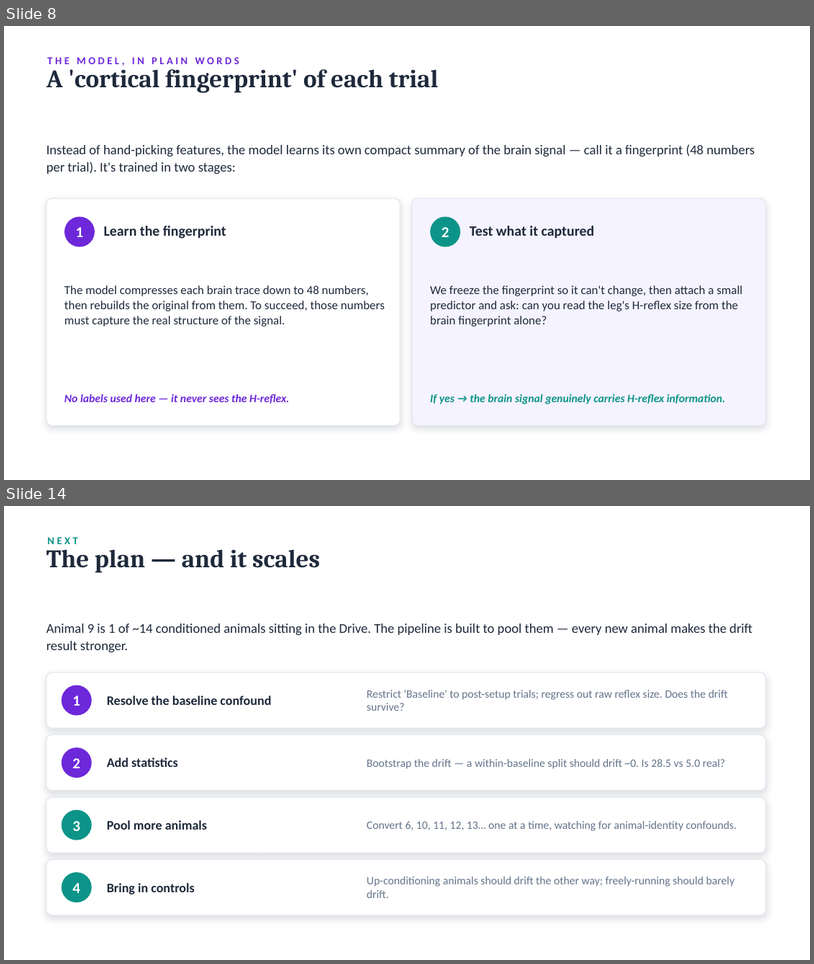
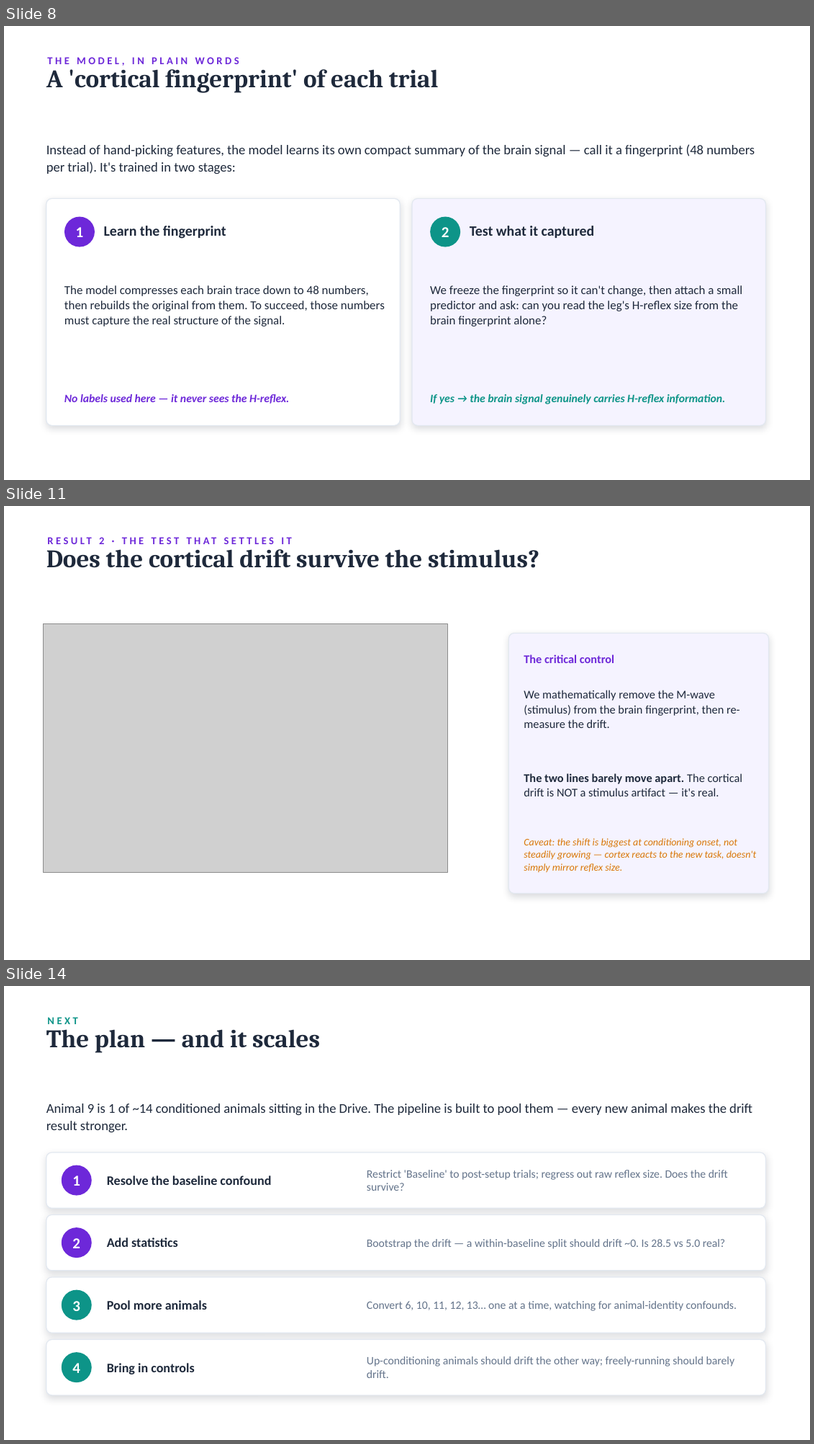
Before and after one commit to switchrao777/hroc-ncan, a slide deck: slides/HROC_Carp_Update_Animal9.pptx. Shown one above the other, each under a label of ours: slides 8 and 14 before the commit, slides 8, 11 and 14 after it; the slides between them are not shown. The pictures are 814x964 and 814x1444 pixels, drawn with LibreOffice and Linux fonts; fonts in the diff are those of the drawing; grey boxes stand for pictures. Boxes give left, top, right and bottom in pixels: in the first picture for what was removed or moved away, otherwise in the second. Text is boxed around its words. In the diff, an @@ line names an element or a change of style, - is before the commit and + after.

```diff
--- a/slides/HROC_Carp_Update_Animal9.pptx
+++ b/slides/HROC_Carp_Update_Animal9.pptx
@@ slide 11 added at bbox=[4, 506, 810, 960], background #FFFFFF @@
@@ text added at bbox=[99, 537, 104, 544], 12.5 pt, text #6D28D9, bold @@
+RESULT 2 · THE TEST THAT SETTLES IT
@@ text added at bbox=[46, 549, 540, 568], 30 pt, text #1E293B, bold @@
+Does the cortical drift survive the stimulus?
@@ picture added at bbox=[44, 624, 448, 872] @@
@@ rounded rectangle added at bbox=[509, 633, 769, 893], fill #F5F3FF, outline #E2E8F0 1 pt @@
@@ text added at bbox=[524, 654, 615, 663], 14 pt, text #6D28D9, bold @@
+The critical control
@@ text added at bbox=[524, 690, 741, 728], 14 pt, text #1E293B @@
+We mathematically remove the M-wave (stimulus) from the brain fingerprint, then re-measure the drift.
@@ text added at bbox=[524, 773, 743, 796], 14 pt, text #1E293B @@
+The two lines barely move apart. The cortical drift is NOT a stimulus artifact — it's real.
@@ text added at bbox=[524, 838, 756, 872], 12 pt, text #D97706, italic @@
+Caveat: the shift is biggest at conditioning onset, not steadily growing — cortex reacts to the new task, doesn't simply mirror reflex size.
```
Also in this commit, not shown: 3 slides changed, 2 other slides added, 3 slides removed, 3 other files.
